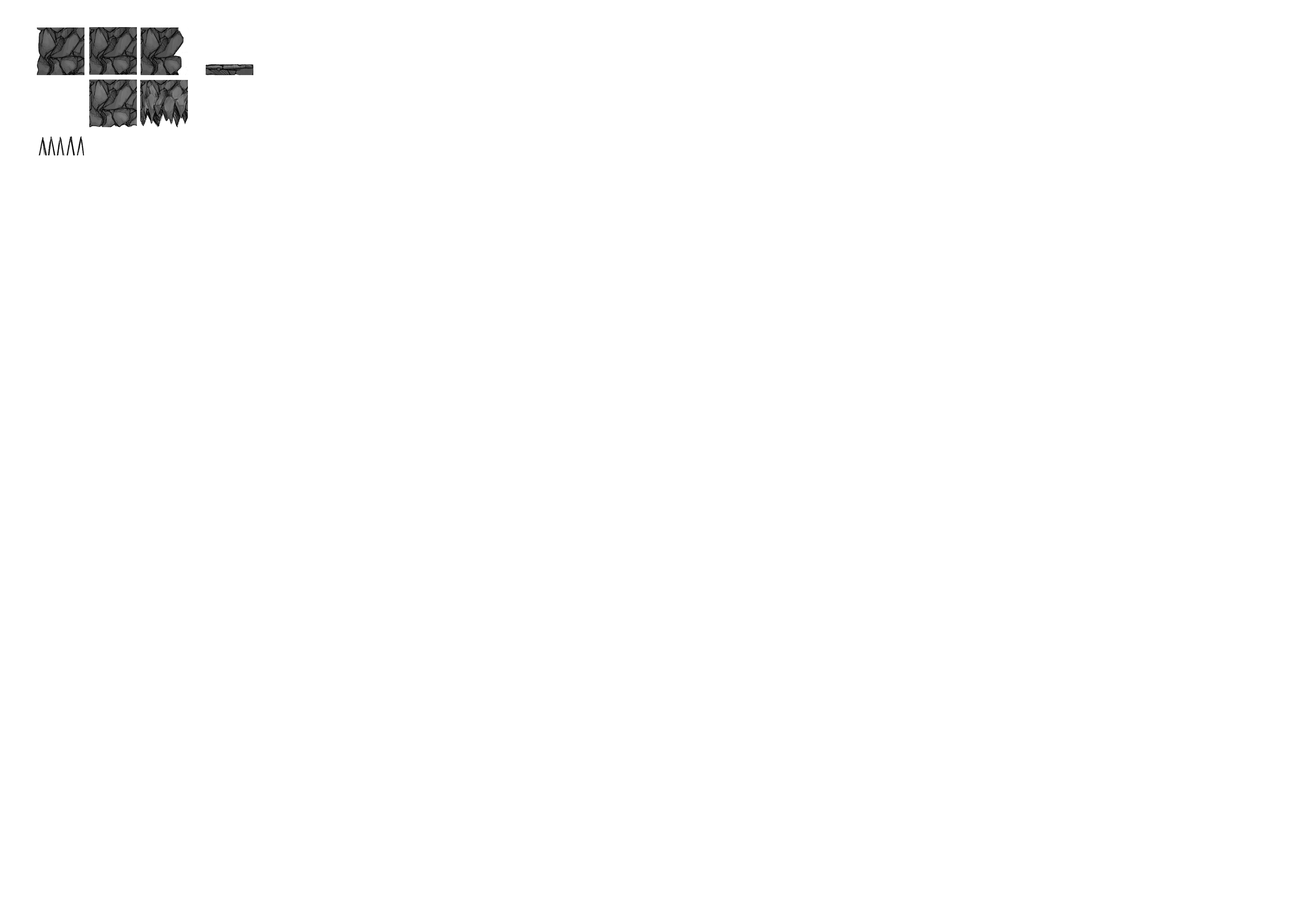
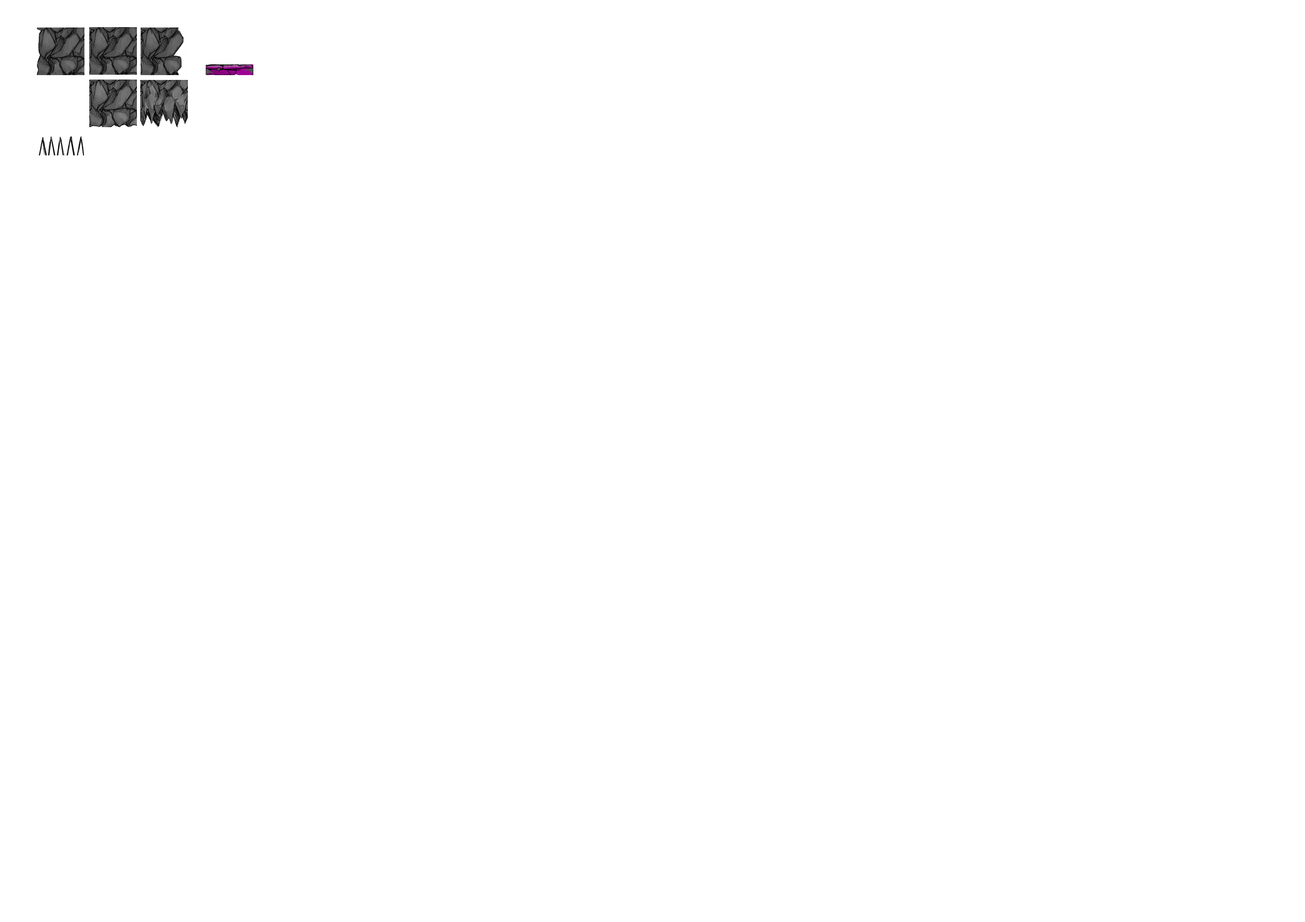
Revision of a layered 1305 × 922 image; what changed, layer by layer:
painted on "tile baldosa base 1" over 205, 64, 254, 76
